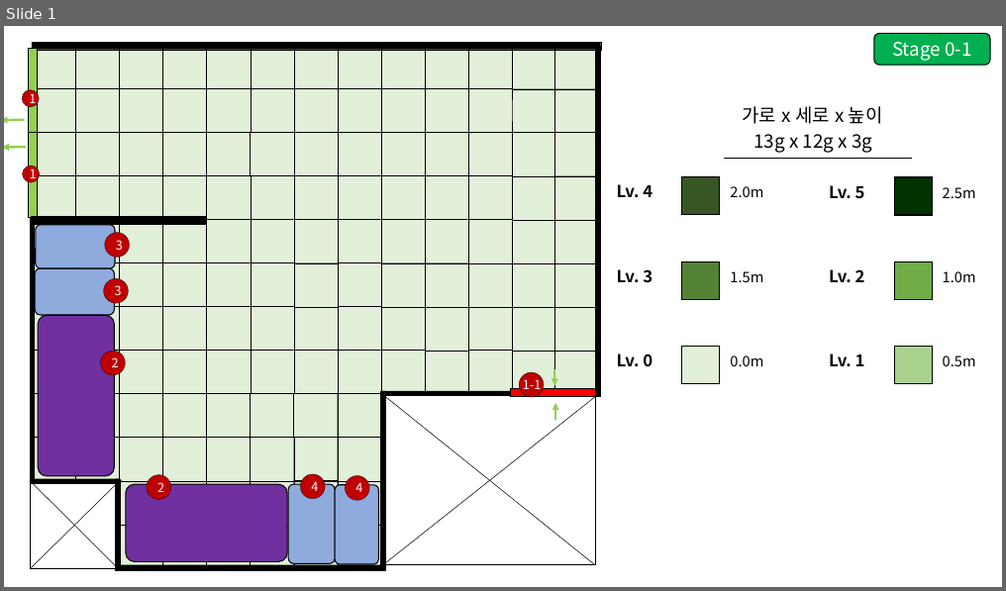
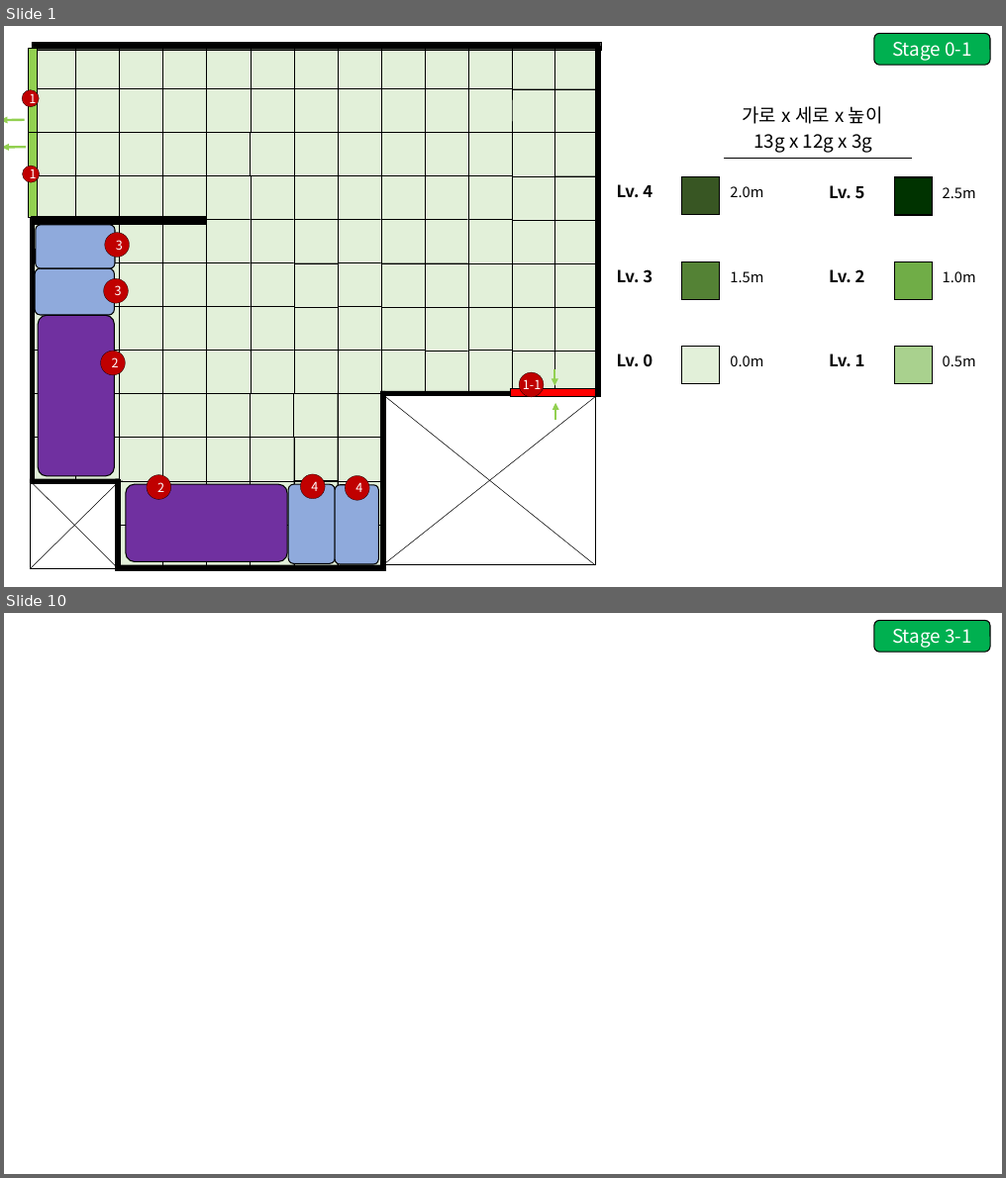
Before and after one commit to GGMGangsterHamster/GangsterHamster, a slide deck: Documents/Aphelios_LevelDesign.pptx. Shown one above the other, each under a label of ours: slide 1 before the commit, slides 1 and 10 after it; the slides between them are not shown. The pictures are 1006x591 and 1006x1178 pixels, drawn with LibreOffice and Linux fonts; fonts in the diff are those of the drawing. Boxes give left, top, right and bottom in pixels: in the first picture for what was removed or moved away, otherwise in the second. Text is boxed around its words. In the diff, an @@ line names an element or a change of style, - is before the commit and + after.

```diff
--- a/Documents/Aphelios_LevelDesign.pptx
+++ b/Documents/Aphelios_LevelDesign.pptx
@@ slide 10 added at (4, 613, 1002, 1174), background #FFFFFF @@
@@ rounded rectangle added at (874, 621, 990, 652), fill #00B050, outline #000000 1 pt, 18 pt, text #FFFFFF @@
+Stage 3-1
```
Also in this commit, not shown: 1 slide changed, 12 other slides added, 2 slides removed, 1 other file.
